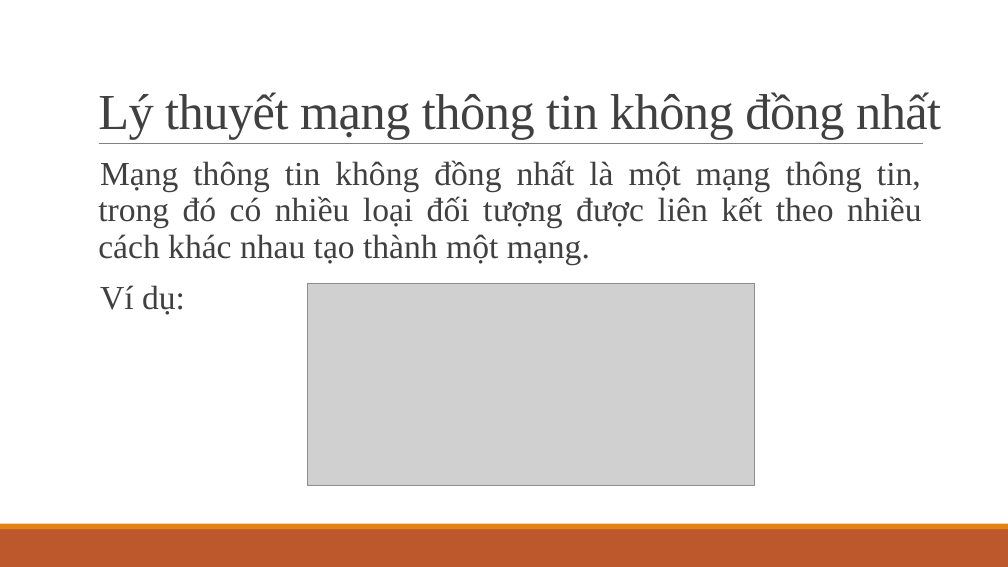
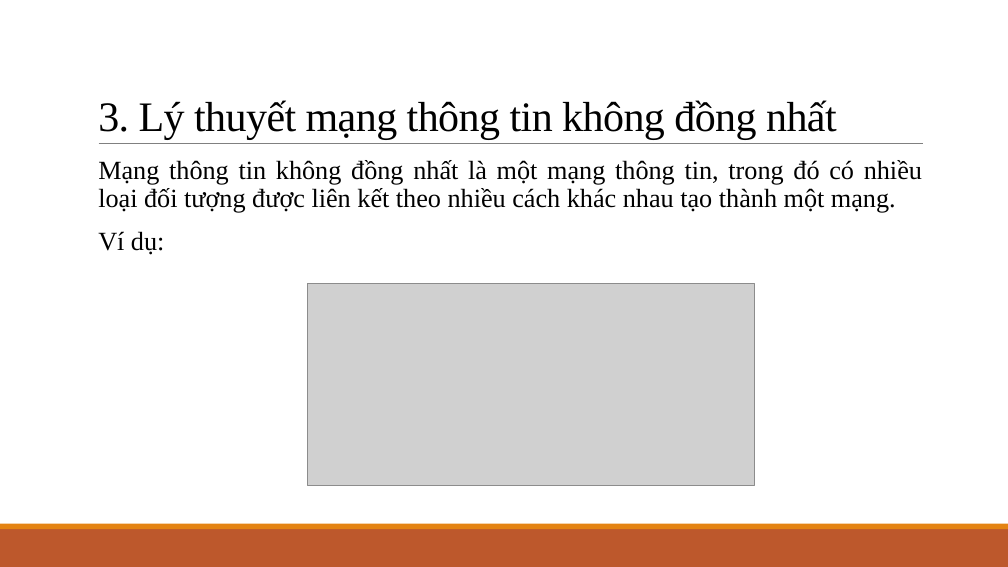
Before and after one commit to KMA-CT3-TTCS/document, a slide deck: slide 6 of Thái-Thị-Thanh-Vân_Nhóm1_v1.0.pptx (slide 5 before the commit). Drawn at 1008x567 pixels with LibreOffice and Linux fonts; fonts in the diff are those of the drawing; grey boxes stand for pictures. Boxes give left, top, right and bottom in pixels: in the first picture for what was removed or moved away, otherwise in the second. Text is boxed around its words. In the diff, an @@ line names an element or a change of style, - is before the commit and + after.

```diff
--- a/Thái-Thị-Thanh-Vân_Nhóm1_v1.0.pptx
+++ b/Thái-Thị-Thanh-Vân_Nhóm1_v1.0.pptx
@@ title at (98,100,837,139): text changed; size 48 to 40 pt; text colour #404040 to #000000 @@
-Lý thuyết mạng thông tin không đồng nhất
+3. Lý thuyết mạng thông tin không đồng nhất
@@ text "Mạng thông tin không đồng ..." at (98,160,922,255): size 32 to 25 pt, text colour #404040 to #000000 @@
```
Also in this commit, not shown: 16 other slides changed, 4 slides added, 2 slides removed.
